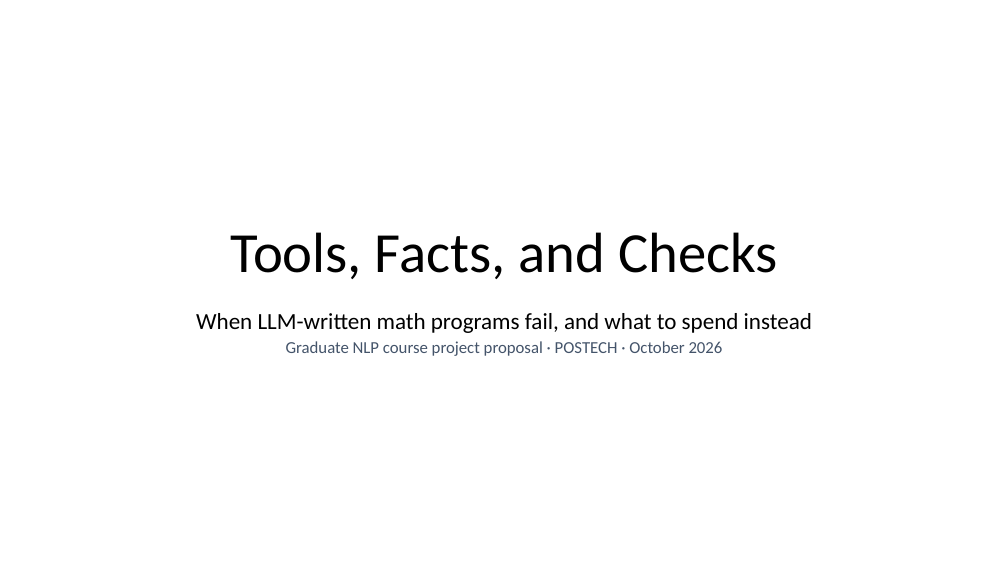
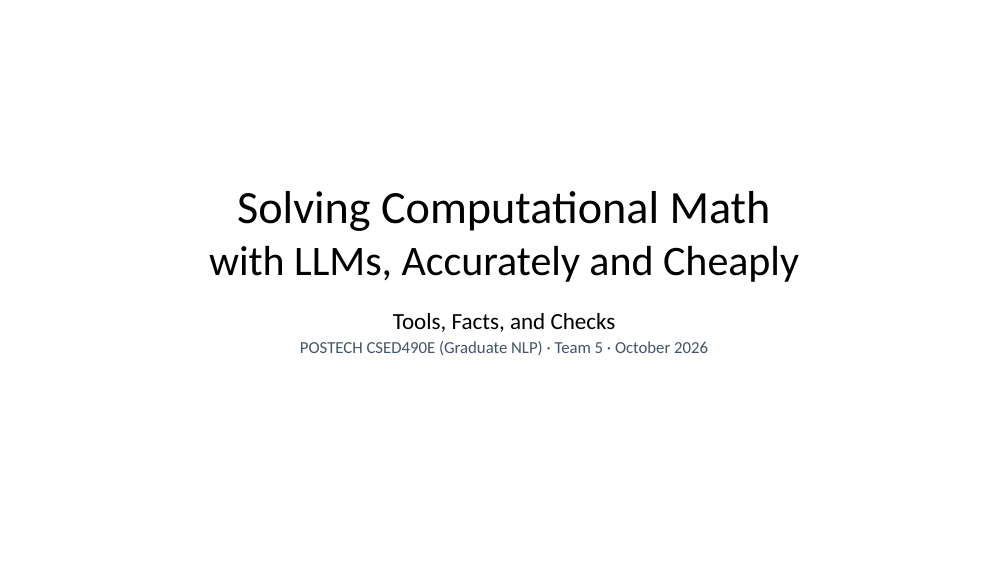
Before and after one commit to dlwns147/CSED490E_Project_Team5, a slide deck: slide 1 of PROPOSAL_slides.pptx. Drawn at 1008x567 pixels with LibreOffice and Linux fonts; fonts in the diff are those of the drawing. Boxes give left, top, right and bottom in pixels: in the first picture for what was removed or moved away, otherwise in the second. Text is boxed around its words. In the diff, an @@ line names an element or a change of style, - is before the commit and + after.

```diff
--- a/PROPOSAL_slides.pptx
+++ b/PROPOSAL_slides.pptx
@@ title at [209, 191, 799, 282]: text changed; size 54 to 40 pt @@
-Tools, Facts, and Checks
+Solving Computational Math
+with LLMs, Accurately and Cheaply
@@ text at [300, 313, 708, 355]: text changed; size 22 to 16 pt; text colour #000000 to #44546A @@
-When LLM-written math programs fail, and what to spend instead
-Graduate NLP course project proposal · POSTECH · October 2026
+Tools, Facts, and Checks
+POSTECH CSED490E (Graduate NLP) · Team 5 · October 2026
```
Also in this commit, not shown: 5 other slides changed, 5 slides added, 4 slides removed, 16 other files.
